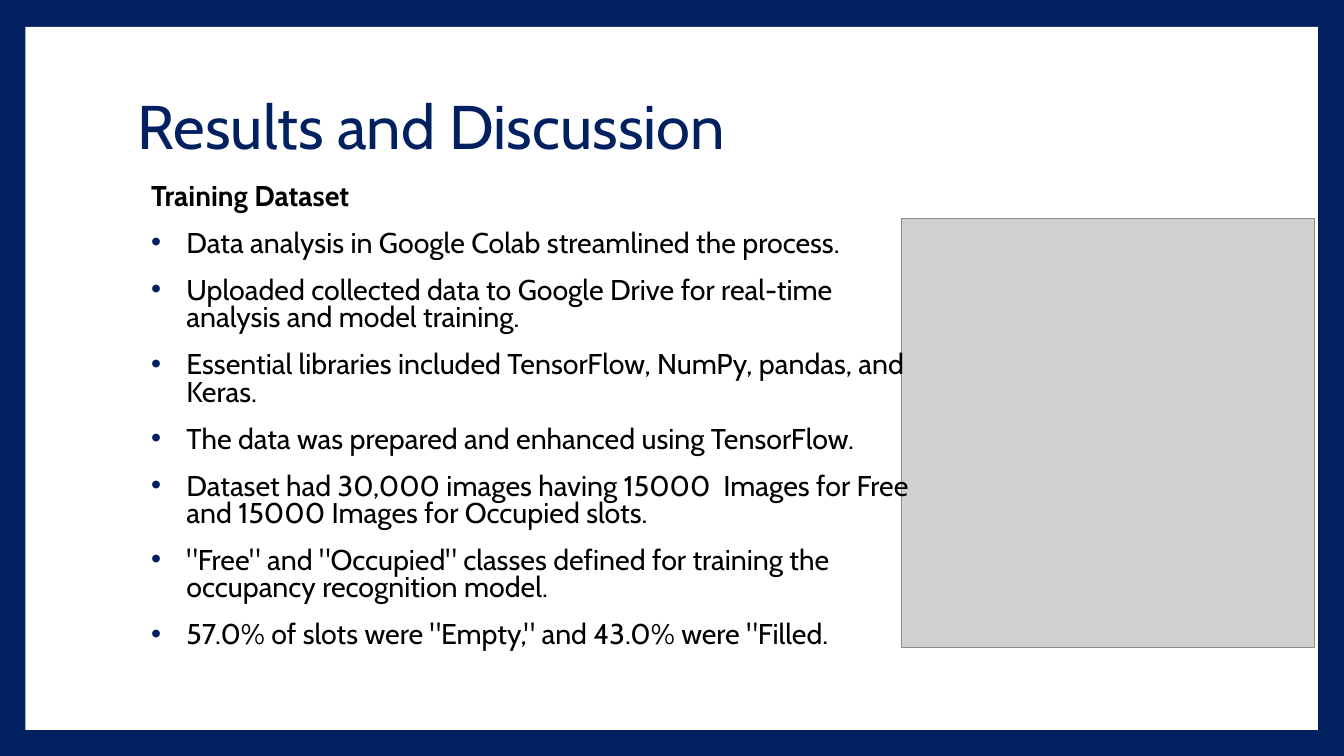
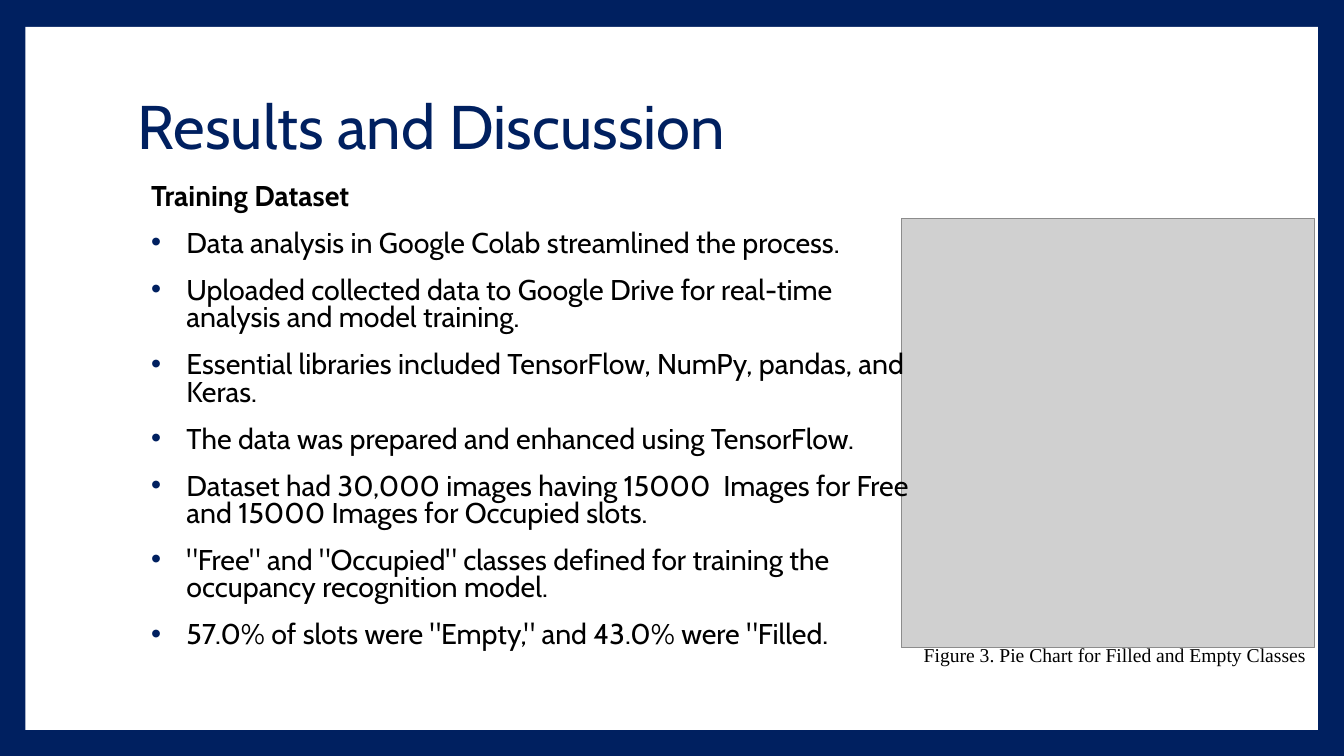
Before and after one commit to hassanarif1231/mphildata, a slide deck: slide 19 of Defence_Thesis.pptx (slide 20 before the commit). Drawn at 1344x756 pixels with LibreOffice and Linux fonts; fonts in the diff are those of the drawing; grey boxes stand for pictures. Boxes give left, top, right and bottom in pixels: in the first picture for what was removed or moved away, otherwise in the second. Text is boxed around its words. In the diff, an @@ line names an element or a change of style, - is before the commit and + after.

```diff
--- a/Defence_Thesis.pptx
+++ b/Defence_Thesis.pptx
@@ text added at <box>924,647,1306,667</box>, 14 pt, text #000000 @@
+Figure 3. Pie Chart for Filled and Empty Classes
```
Also in this commit, not shown: 9 other slides changed, 1 slide added, 2 slides removed.
